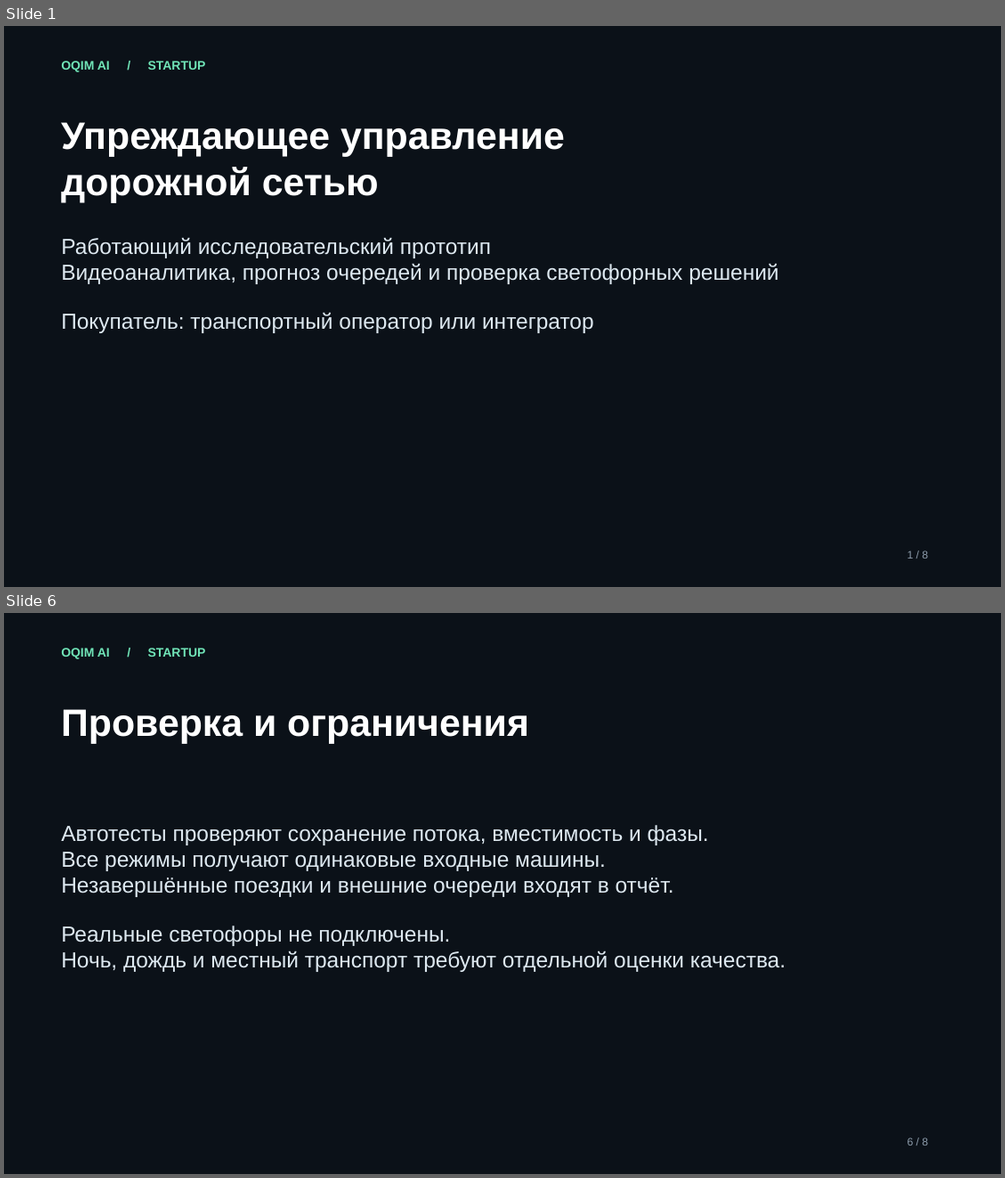
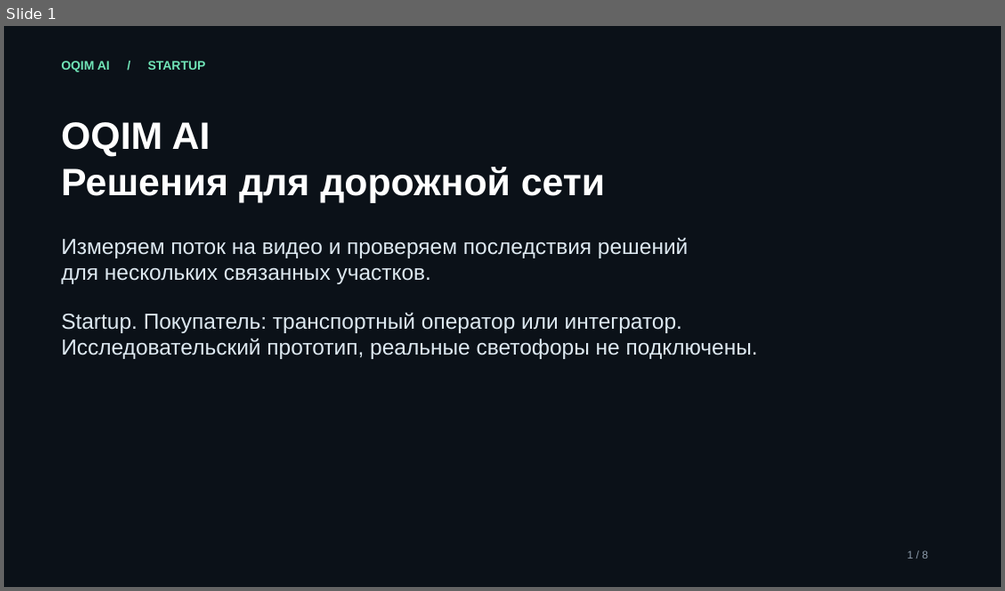
Before and after one commit to baytoooo/oqim-ai, a slide deck: DEFENSE.pptx. Shown one above the other, each under a label of ours: slides 1 and 6 before the commit, slide 1 after it; the slides between them are not shown. The pictures are 1005x1178 and 1005x591 pixels, drawn with LibreOffice and Linux fonts; fonts in the diff are those of the drawing. Boxes give left, top, right and bottom in pixels: in the first picture for what was removed or moved away, otherwise in the second. Text is boxed around its words. In the diff, an @@ line names an element or a change of style, - is before the commit and + after.

```diff
--- a/DEFENSE.pptx
+++ b/DEFENSE.pptx
@@ slide 6 removed at (4,613,1001,1174), background #0B1118 @@
@@ text removed at (61,648,206,659) @@
-OQIM AI / STARTUP
@@ text removed at (61,709,529,744) @@
-Проверка и ограничения
@@ text removed at (61,825,785,972) @@
-Автотесты проверяют сохранение потока, вместимость и фазы.
-Все режимы получают одинаковые входные машины.
-Незавершённые поездки и внешние очереди входят в отчёт.
-Реальные светофоры не подключены.
-Ночь, дождь и местный транспорт требуют отдельной оценки качества.
@@ text removed at (907,1137,928,1145) @@
-6 / 8
@@ slide 1 changed as well @@
@@ text at (61,122,605,203): text changed @@
-Упреждающее управление
-дорожной сетью
+OQIM AI
+Решения для дорожной сети
@@ text at (61,237,758,359): text changed @@
-Работающий исследовательский прототип
-Видеоаналитика, прогноз очередей и проверка светофорных решений
-Покупатель: транспортный оператор или интегратор
+Измеряем поток на видео и проверяем последствия решений
+для нескольких связанных участков.
+Startup. Покупатель: транспортный оператор или интегратор.
+Исследовательский прототип, реальные светофоры не подключены.
```
Also in this commit, not shown: 5 other slides changed, 2 slides added, 1 other slide removed, 24 other files.
